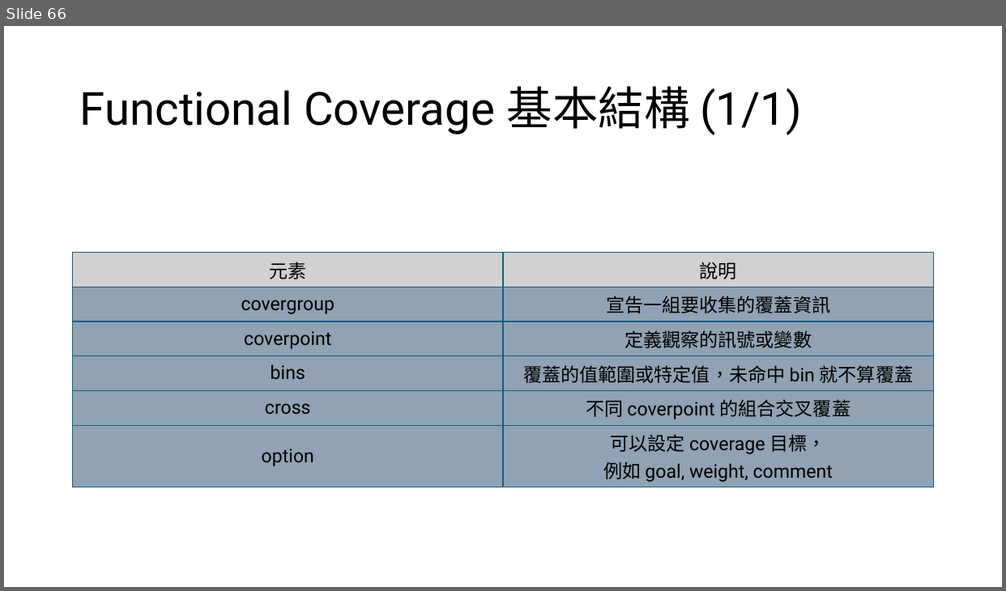
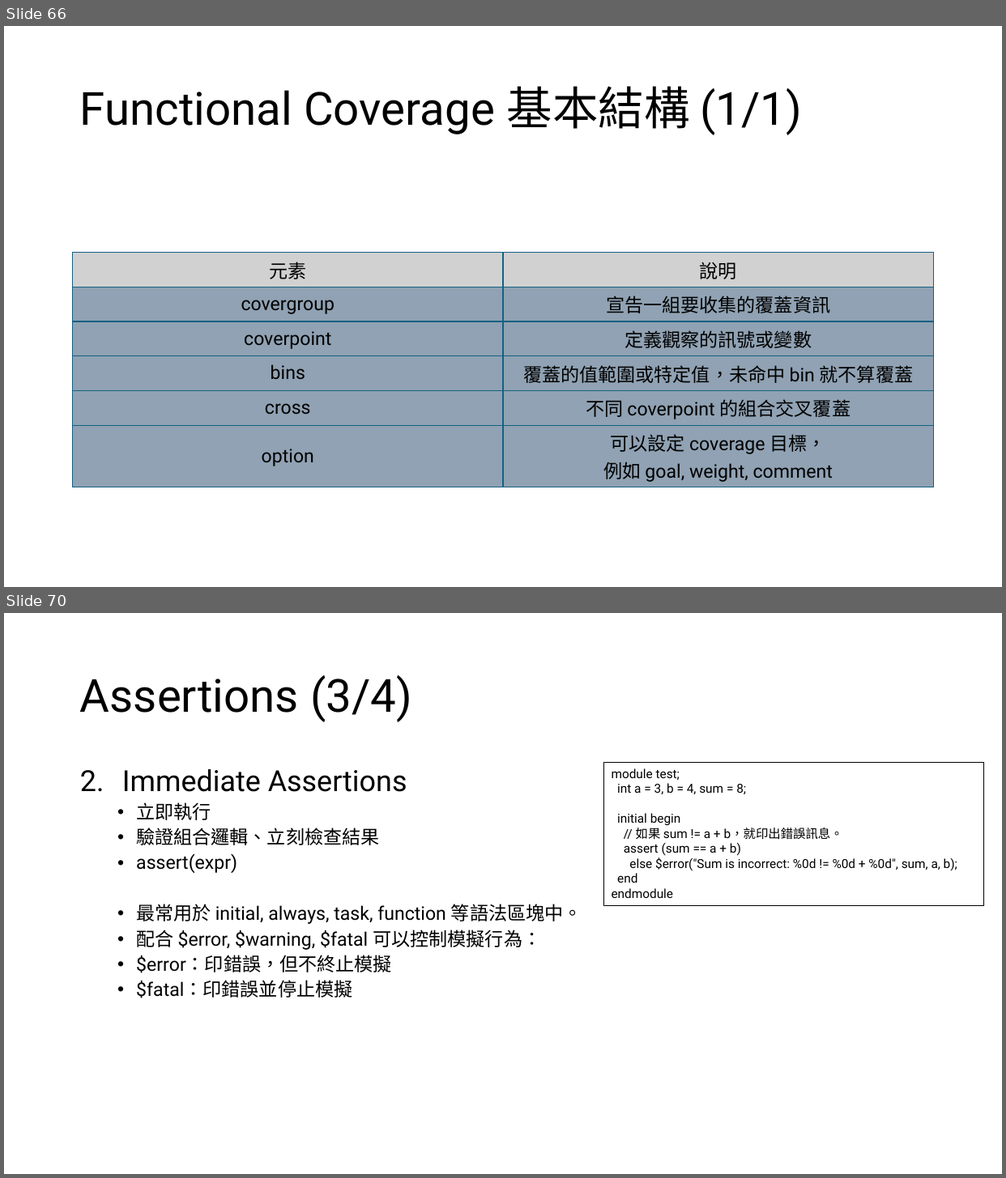
Before and after one commit to s9001055/DV_learning, a slide deck: systemverilog/SystemVerilog_語法學習.pptx. Shown one above the other, each under a label of ours: slide 66 before the commit, slides 66 and 70 after it; the slides between them are not shown. The pictures are 1006x591 and 1006x1178 pixels, drawn with LibreOffice and Linux fonts; fonts in the diff are those of the drawing. Boxes give left, top, right and bottom in pixels: in the first picture for what was removed or moved away, otherwise in the second. Text is boxed around its words. In the diff, an @@ line names an element or a change of style, - is before the commit and + after.

Commit message:
Modify: SystemVerilog_語法學習.pptx 1. Add: chapter 8 assertion

```diff
--- a/systemverilog/SystemVerilog_語法學習.pptx
+++ b/systemverilog/SystemVerilog_語法學習.pptx
@@ slide 70 added at [4, 613, 1002, 1174], background #FFFFFF @@
@@ title added at [80, 675, 412, 722], 44 pt, text #000000 @@
+Assertions (3/4)
@@ text added at [122, 769, 582, 999], 18 pt, text #000000 @@
+2. Immediate Assertions
+  • 立即執行
+  • 驗證組合邏輯、立刻檢查結果
+  • assert(expr)
+  • 最常用於 initial, always, task, function 等語法區塊中。
+  • 配合 $error, $warning, $fatal 可以控制模擬行為：
+  • $error：印錯誤，但不終止模擬
+  • $fatal：印錯誤並停止模擬
@@ rectangle added at [603, 763, 984, 906], outline #000000 0.75 pt, 12 pt, text #000000 @@
+module test;
+int a = 3, b = 4, sum = 8;
+initial begin
+// 如果 sum != a + b，就印出錯誤訊息。
+assert (sum == a + b)
+else $error("Sum is incorrect: %0d != %0d + %0d", sum, a, b);
+end
+endmodule
```
Also in this commit, not shown: 1 slide changed, 4 other slides added, 1 other file.
